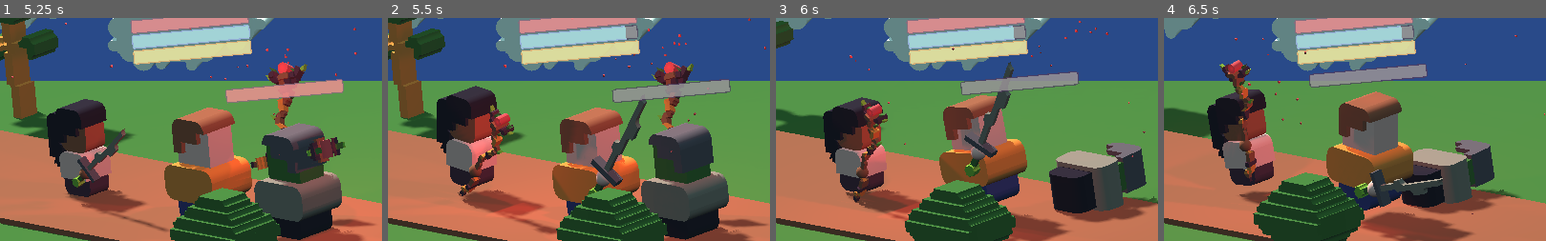
Above: before the commit, frames 1-4 (left to right).
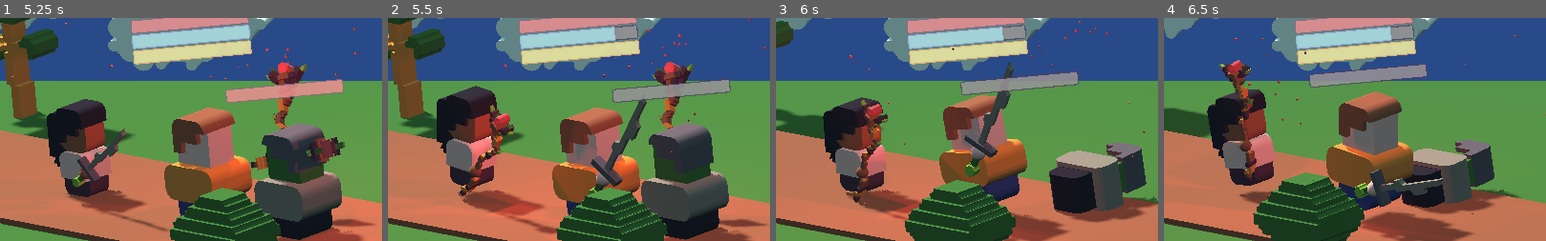
Above: after the commit, the same moments.

Repository: matt-cles/item-assistant
Game: Godot game, scene res://scenes/Main.tscn
Two runs of this game, one before a commit and one after it. Both use one fixed random seed, a clock stepped at 60 frames per second and the inputs below.
Inputs:
- Up to frame 1 (5.25 s): click "Start Game" at 0.5 s; tap Enter (ui_accept) at 1.25, 1.52, 2.27, 3.77, 4.52 s; hold Right (ui_right) 1.28-2.03 s; hold Left (ui_left) 2.03-2.78 s; hold Right (ui_right) 2.78-4.28 s; hold Left (ui_left) from 4.28 s (still down)
- Up to frame 2 (5.5 s): keep holding Left (ui_left); tap Enter (ui_accept) at 5.27 s
- Up to frame 3 (6 s): keep holding Left (ui_left)
- Up to frame 4 (6.5 s): keep holding Left (ui_left)
The pictures show only the part of the screen within x 0-50%, y 37-87%; the shares and areas given below are measured in that part.

Frame 1 is identical in both runs. In frame 2, 0.2% of the frame differs, in the area x 59-63%, y 3-11%; in frame 3, 0.2%; in frame 4, 0.2%.

Commit message:
balance weapons

Diff:
--- a/scenes/Items.tscn
+++ b/scenes/Items.tscn
@@ -56,8 +56,7 @@
 "weapon",
 ]]
 script = ExtResource( 24 )
-damage = 15
-stamina_cost = 15
+stamina_cost = 10
 damage_type = 3
 
 [node name="handle-mesh" type="MeshInstance" parent="axes/axe-1"]
@@ -103,8 +102,7 @@
 ]]
 transform = Transform( 1, 0, 0, 0, 1, 0, 0, 0, 1, -0.518746, 0, 0 )
 script = ExtResource( 24 )
-damage = 25
-stamina_cost = 20
+stamina_cost = 10
 damage_type = 3
 
 [node name="handle-mesh" type="MeshInstance" parent="swords/sword-2"]
@@ -177,7 +175,7 @@
 ]]
 script = ExtResource( 24 )
 damage = 20
-mana_cost = 10
+mana_cost = 20
 damage_type = 0
 
 [node name="handle-mesh" type="MeshInstance" parent="staffs/staff-1"]
@@ -224,7 +222,7 @@
 transform = Transform( 1, 0, 0, 0, 1, 0, 0, 0, 1, 0.600155, 0, 0 )
 script = ExtResource( 24 )
 damage = 20
-mana_cost = 10
+mana_cost = 20
 damage_type = 1
 
 [node name="handle-mesh" type="MeshInstance" parent="staffs/staff-2"]
@@ -272,7 +270,7 @@
 "weapon",
 ]]
 script = ExtResource( 24 )
-stamina_cost = 5
+stamina_cost = 10
 damage_type = 4
 
 [node name="handle-mesh" type="MeshInstance" parent="daggers/dagger-1"]
